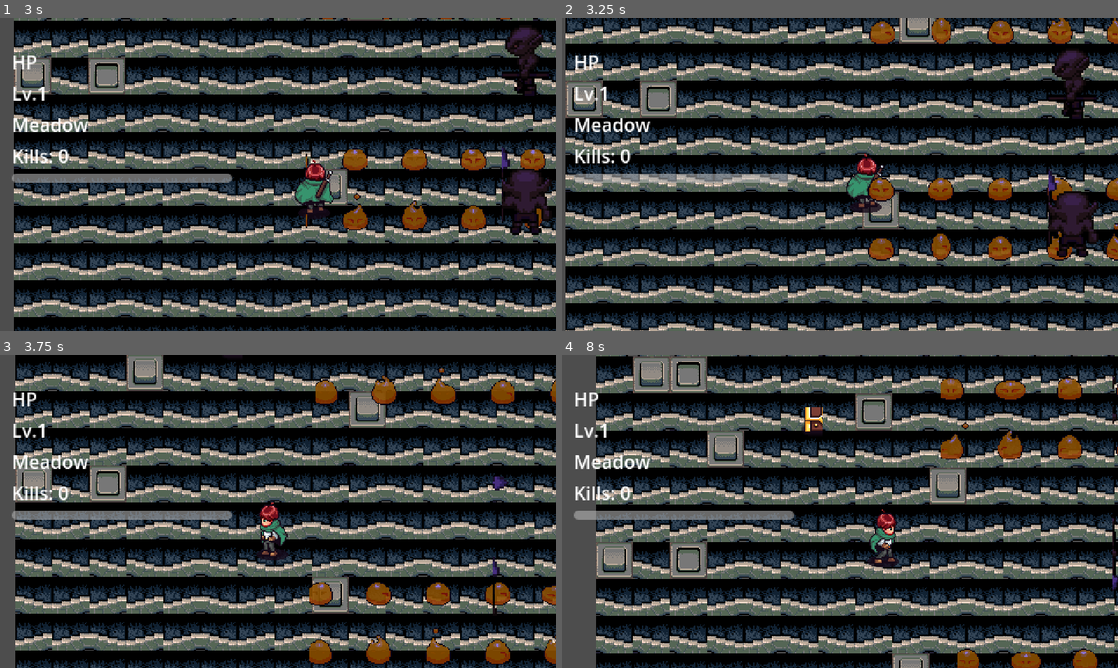
Above: before the commit, frames 1-4 (two rows, left to right).
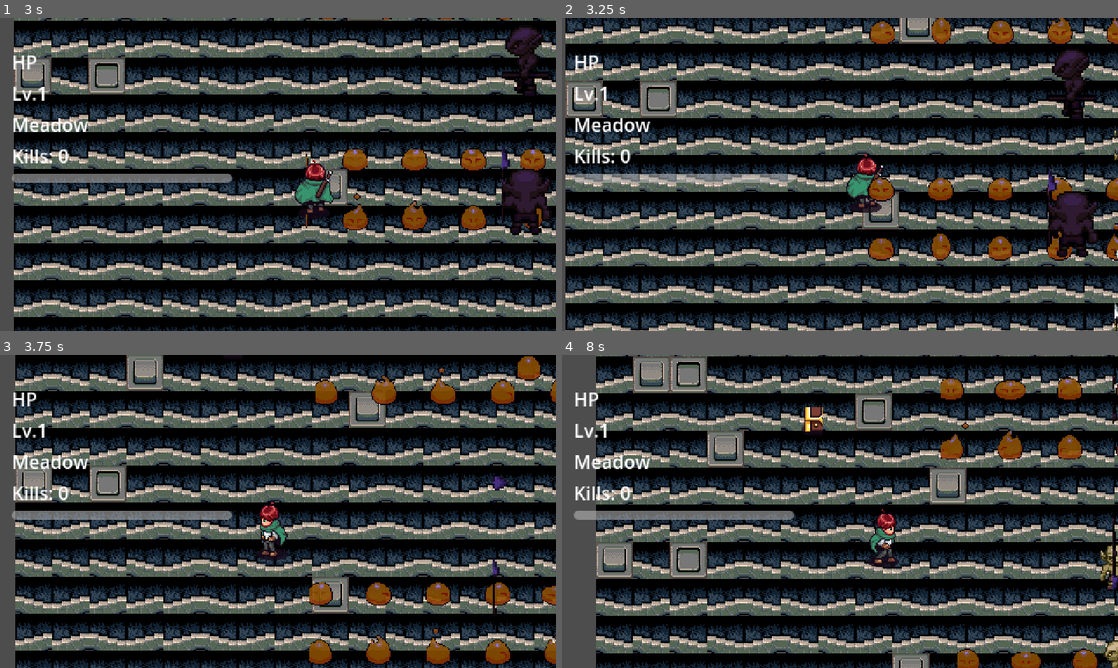
Above: after the commit, the same moments.

Repository: josephfinalform/new-rpg-test-px
Game: Godot game, scene res://aarpg/Levels/level_7_shadow_arena.tscn
Two runs of this game, one before a commit and one after it. Both use one fixed random seed, a clock stepped at 60 frames per second and the inputs below. This scene is started directly instead of the project's main scene. Sound files missing from this copy of the repository are replaced by a short silence.
Inputs:
- Up to frame 1 (3 s): tap Enter (ui_accept) at 0.5, 0.77, 1.52 s; hold D (right) 0.53-1.28 s; tap Space (attack) at 0.6, 2.85 s; hold S (down) 1.28-2.03 s; tap F (dash) at 1.35 s; hold D (right) 2.03-2.78 s; hold Shift (sprint) 2.03-2.78 s; hold W (up) from 2.78 s (still down)
- Up to frame 2 (3.25 s): keep holding W (up); tap Enter (ui_accept) at 3.02 s
- Up to frame 3 (3.75 s): release W (up) at 3.53 s; hold A (left) from 3.53 s (still down); tap F (dash) at 3.6 s
- Up to frame 4 (8 s): tap Enter (ui_accept) at 3.77, 4.52, 6.02, 6.77, 7.52 s; tap Shift (sprint) at 4.35 s; release A (left) at 5.03 s; hold S (down) 5.03-5.78 s; tap Space (attack) at 5.1, 7.35 s; hold D (right) 5.78-6.53 s; tap F (dash) at 5.85 s; hold W (up) 6.53-7.28 s; hold Shift (sprint) 6.53-7.28 s; hold D (right) from 7.28 s (still down)

Frame 1 is identical in both runs. In frame 2, less than 0.1% of the frame differs, in the area x 99-100%, y 35-100%; in frame 3, 0.3%; in frame 4, 0.4%, in the area x 96-100%, y 60-100%.
Error in both runs: Invalid access to property or key 'max_level' on a base object of type 'Nil'. (res://aarpg/Player/Scripts/player.gd:159)

Commit message:
docs: README güncellemesi (yeni düşmanlar, iksir, dash, kontrol) + boss arenası 6/7 minyon yoğunluğu + dash animasyon düzeltmesi

Diff:
--- a/aarpg/Enemies/goblin_archer.tscn
+++ b/aarpg/Enemies/goblin_archer.tscn
@@ -10,7 +10,7 @@
 size = Vector2(16, 12)
 
 [sub_resource type="RectangleShape2D" id="RectangleShape2D_det"]
-size = Vector2(120, 120)
+size = Vector2(170, 170)
 
 [sub_resource type="Animation" id="Animation_archer_idle"]
 resource_name = "idle"
--- a/aarpg/Levels/level_6_ice_arena.tscn
+++ b/aarpg/Levels/level_6_ice_arena.tscn
@@ -36,6 +36,15 @@
 [node name="Bat2" parent="Enemies" instance=ExtResource("6_bat")]
 position = Vector2(760, 480)
 
+[node name="Bat3" parent="Enemies" instance=ExtResource("6_bat")]
+position = Vector2(880, 320)
+
+[node name="Slime3" parent="Enemies" instance=ExtResource("5_slime")]
+position = Vector2(900, 200)
+
+[node name="Slime4" parent="Enemies" instance=ExtResource("5_slime")]
+position = Vector2(940, 440)
+
 [node name="IceGolem" parent="." instance=ExtResource("4_boss")]
 position = Vector2(600, 320)
 
--- a/aarpg/Levels/level_7_shadow_arena.tscn
+++ b/aarpg/Levels/level_7_shadow_arena.tscn
@@ -35,6 +35,12 @@
 [node name="Elite2" parent="Enemies" instance=ExtResource("6_elite")]
 position = Vector2(760, 420)
 
+[node name="Elite3" parent="Enemies" instance=ExtResource("6_elite")]
+position = Vector2(560, 480)
+
+[node name="Bat3" parent="Enemies" instance=ExtResource("5_bat")]
+position = Vector2(520, 180)
+
 [node name="ShadowKnight" parent="." instance=ExtResource("4_boss")]
 position = Vector2(600, 320)
 
--- a/aarpg/Player/Scripts/dash_state.gd
+++ b/aarpg/Player/Scripts/dash_state.gd
@@ -10,7 +10,7 @@
 	player.dash_velocity = dir * player.dash_speed
 	player.attack_pivot.visible = false
 	player.hitbox_area.monitoring = false
-	player.play_animation("walk")
+	player.play_facing_animation("walk", player.facing)
 	player.dash_timer.start()
 
 func exit() -> void:
Not shown, changed: README.md
